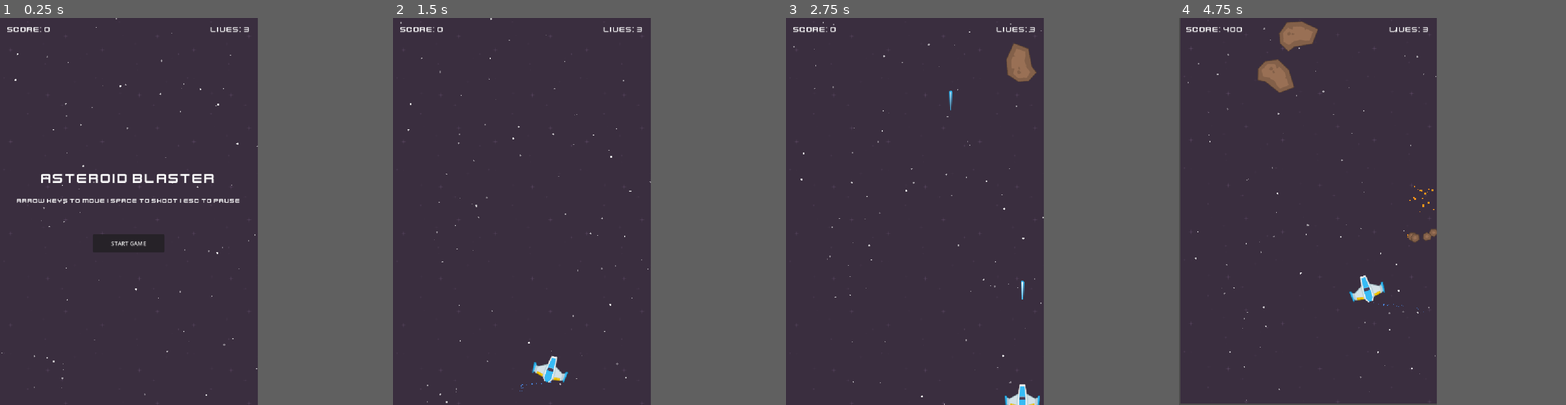
Above: before the commit, frames 1-4 (left to right).
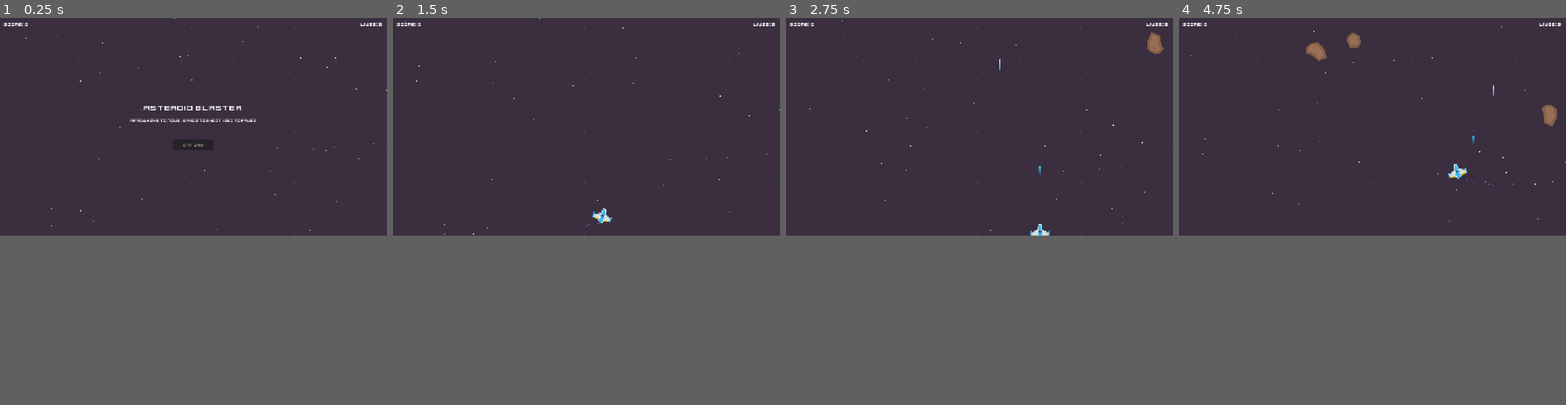
Above: after the commit, the same moments.

Repository: Kallavi-Dev/asteroid-blaster-godot
Game: Godot game, scene res://scenes/main/main.tscn
Same seed, same stepped clock (60 frames per second), same inputs: the game is played once before the commit and once after it.
Inputs:
- Up to frame 1 (0.25 s): no input
- Up to frame 2 (1.5 s): click "START GAME" at 0.5 s; hold Right (ui_right) from 1.28 s (still down)
- Up to frame 3 (2.75 s): tap Space at 1.52, 2.27 s; release Right (ui_right) at 2.03 s; hold Down (ui_down) from 2.03 s (still down)
- Up to frame 4 (4.75 s): release Down (ui_down) at 2.78 s; hold Right (ui_right) 2.78-3.53 s; hold Up (ui_up) 3.53-4.28 s; tap Space at 3.77, 4.52 s; hold Left (ui_left) from 4.28 s (still down)
In our replay, the window is 533x800 before the commit and 800x450 after it. These sizes can differ from the game's own. Grey fills any space a smaller window leaves; there, only what the larger window draws over its background counts as a difference.

The runs differ from the first frame. In frame 1, 1.8% of the frame differs, in the area x 0-100%, y 0-100%; in frame 2, 0.8%; in frame 3, 1.5%; in frame 4, 3.1%.

Commit message:
feat: convert viewport to 1920x1080 desktop widescreen
All game elements scale automatically via Constants.VIEWPORT_WIDTH.
Background tiles, camera centers, player spawns at new center.

Co-Authored-By: Claude Opus 4.6 <noreply@anthropic.com>

Diff:
--- a/project.godot
+++ b/project.godot
@@ -21,7 +21,7 @@
 
 [display]
 
-window/size/viewport_width=720
+window/size/viewport_width=1920
 window/size/viewport_height=1080
 window/stretch/mode="canvas_items"
 
--- a/scenes/main/main.tscn
+++ b/scenes/main/main.tscn
@@ -28,7 +28,7 @@
 script = ExtResource("1_main")
 
 [node name="Background" type="TextureRect" parent="."]
-offset_right = 720.0
+offset_right = 1920.0
 offset_bottom = 1080.0
 texture = ExtResource("7_bg")
 stretch_mode = 1
@@ -37,10 +37,10 @@
 script = ExtResource("6_starfield")
 
 [node name="Camera2D" type="Camera2D" parent="."]
-position = Vector2(360, 540)
+position = Vector2(960, 540)
 
 [node name="Player" parent="." instance=ExtResource("2_player")]
-position = Vector2(360, 980)
+position = Vector2(960, 980)
 
 [node name="SpawnTimer" type="Timer" parent="."]
 
--- a/scripts/constants.gd
+++ b/scripts/constants.gd
@@ -4,7 +4,7 @@
 ## Eliminates magic numbers across the codebase.
 
 # -- Window --
-const VIEWPORT_WIDTH: int = 720
+const VIEWPORT_WIDTH: int = 1920
 const VIEWPORT_HEIGHT: int = 1080
 
 # -- Player --
